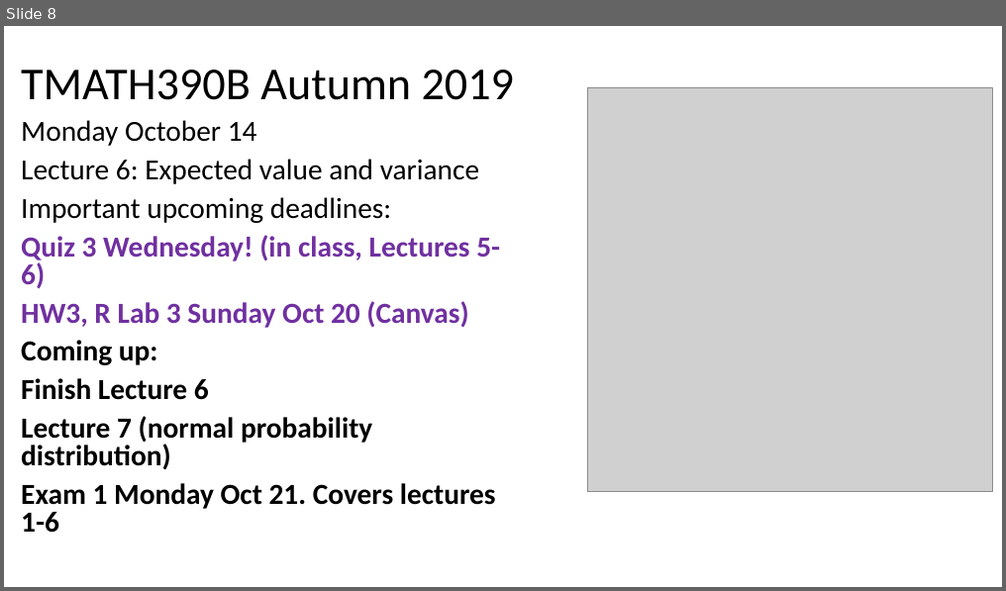
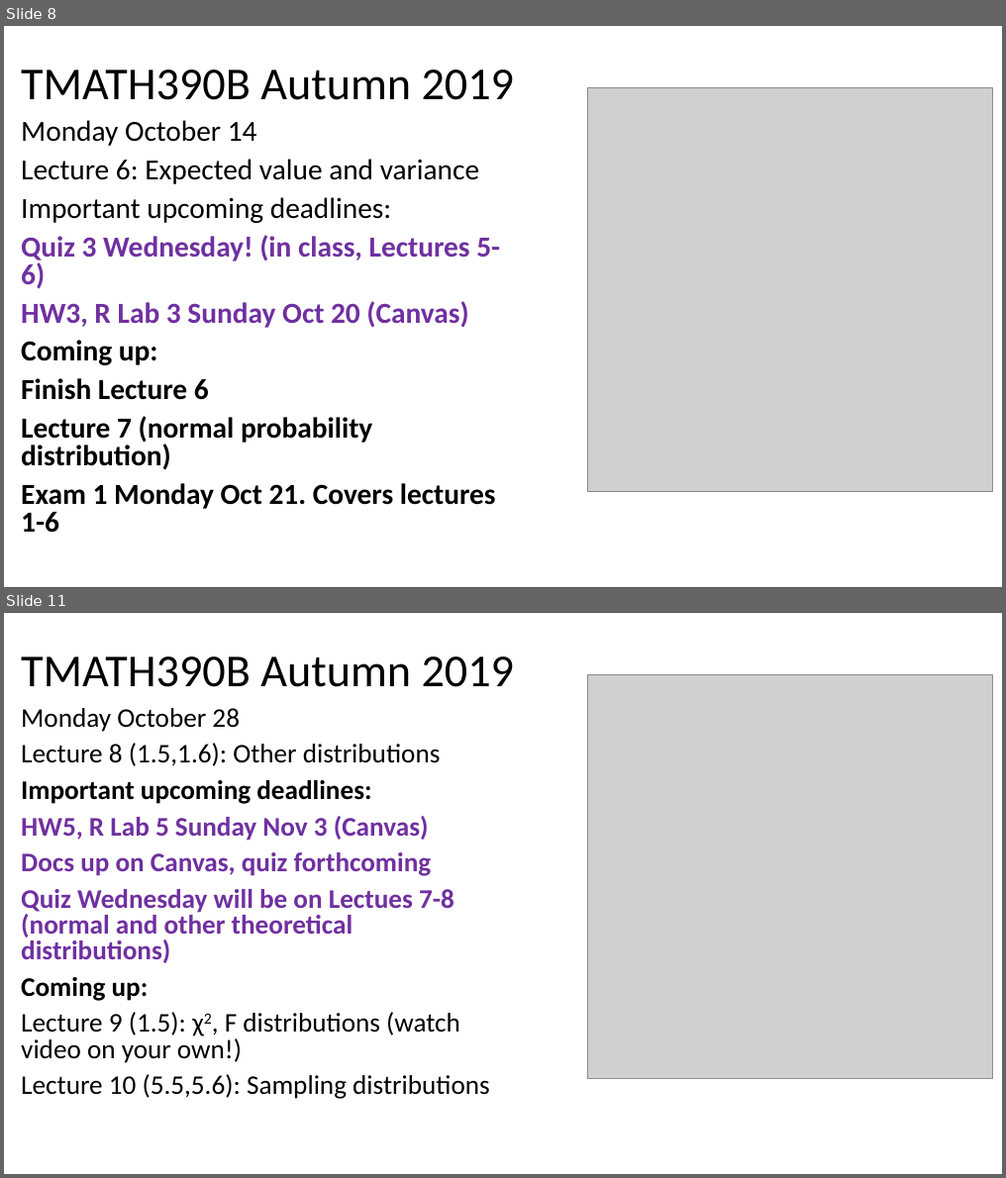
Before and after one commit to mkenn/TMATH390R, a slide deck: TMATH390InClassRProj/TMATH390Au19MW_DailyAgenda.pptx. Shown one above the other, each under a label of ours: slide 8 before the commit, slides 8 and 11 after it; the slides between them are not shown. The pictures are 1006x591 and 1006x1178 pixels, drawn with LibreOffice and Linux fonts; fonts in the diff are those of the drawing; grey boxes stand for pictures. Boxes give left, top, right and bottom in pixels: in the first picture for what was removed or moved away, otherwise in the second. Text is boxed around its words. In the diff, an @@ line names an element or a change of style, - is before the commit and + after.

```diff
--- a/TMATH390InClassRProj/TMATH390Au19MW_DailyAgenda.pptx
+++ b/TMATH390InClassRProj/TMATH390Au19MW_DailyAgenda.pptx
@@ slide 11 added at box(4, 613, 1002, 1174), background #FFFFFF @@
@@ title added at box(21, 657, 515, 687), 44 pt, text #000000 @@
+TMATH390B Autumn 2019
@@ picture added at box(588, 674, 993, 1079) @@
@@ text added at box(21, 708, 490, 1099), 25.9 pt, text #000000, bold @@
+Monday October 28
+Lecture 8 (1.5,1.6): Other distributions
+Important upcoming deadlines:
+HW5, R Lab 5 Sunday Nov 3 (Canvas)
+Docs up on Canvas, quiz forthcoming
+Quiz Wednesday will be on Lectues 7-8 (normal and other theoretical distributions)
+Coming up:
+Lecture 9 (1.5): χ2, F distributions (watch video on your own!)
+Lecture 10 (5.5,5.6): Sampling distributions
```
Also in this commit, not shown: 4 other slides added.
